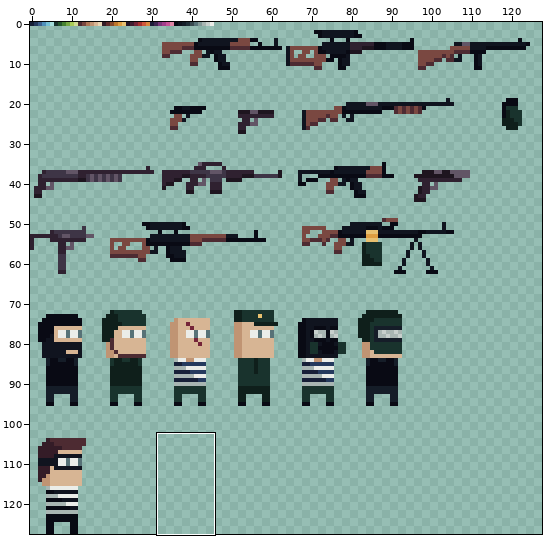
Sprite sheet, stored at Resourses/ALL.png. Above, an overview of the earlier version with the close-up marked.
Close-up. Earlier state:
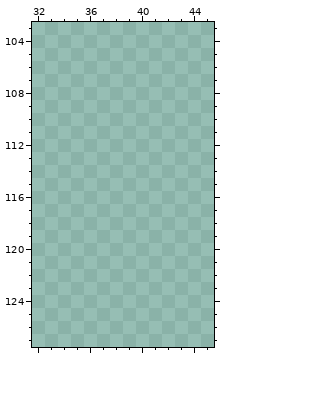
The file is 128x128 pixels. Colours within 5 levels of each other are drawn and written as one. Shown: x 32..45, y 103..127. The commit also changed other parts of the picture, which this record leaves out.
After the commit:
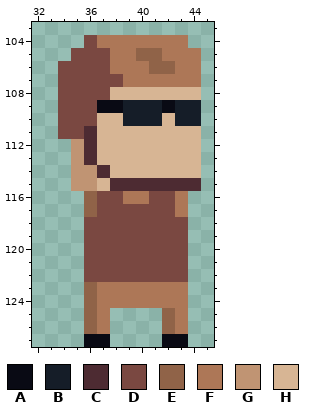
Palette (. is transparent): A #090a14  B #151d28  C #4d2b32  D #7a4841  E #906348  F #ad7757  G #c09473  H #d7b594
From old to new:
There is now colour A in row 109 at x 37 to 38 and 42; in row 127 at x 36 to 37 and 42 to 43.
There is now colour B in rows 109 to 110 at x 39 to 41 and 43 to 44.
There is now colour C in rows 111 to 113 at x 36; in row 114 at x 37; in row 115 at x 38 to 44.
There is now colour D in row 104 at x 36; in row 105 at x 35 to 37; in row 106 at x 34 to 37; in row 107 at x 34 to 38; in row 108 at x 34 to 37; in rows 109 to 110 at x 34 to 36.
There is now colour D in row 111 at x 34 to 35; in row 116 at x 37 to 38 and 41 to 42; in row 117 at x 37 to 42; in rows 118 to 122 at x 36 to 43.
There is now colour E in row 105 at x 40 to 41; in row 106 at x 41 to 42; in rows 116 to 117 at x 36; in rows 123 to 124 at x 36; in rows 125 to 126 at x 36 and 42.
There is now colour F in row 104 at x 37 to 43; in row 105 at x 38 to 39 and 42 to 44; in row 106 at x 38 to 40 and 43 to 44; in row 107 at x 39 to 44; in row 116 at x 39 to 40 and 43; in row 117 at x 43.
There is now colour F in rows 123 to 124 at x 37 to 43; in rows 125 to 126 at x 37 and 43.
There is now colour G in rows 112 to 113 at x 35; in rows 114 to 115 at x 35 to 36.
There is now colour H in row 108 at x 38 to 44; in row 110 at x 37 to 38 and 42; in rows 111 to 113 at x 37 to 44; in row 114 at x 38 to 44; in row 115 at x 37.
